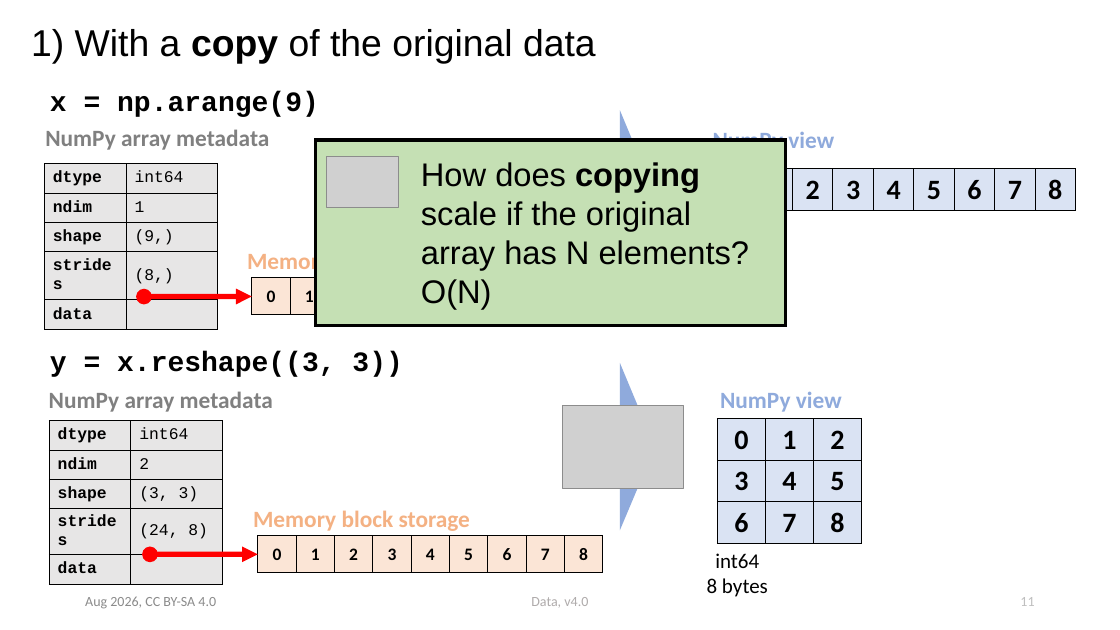
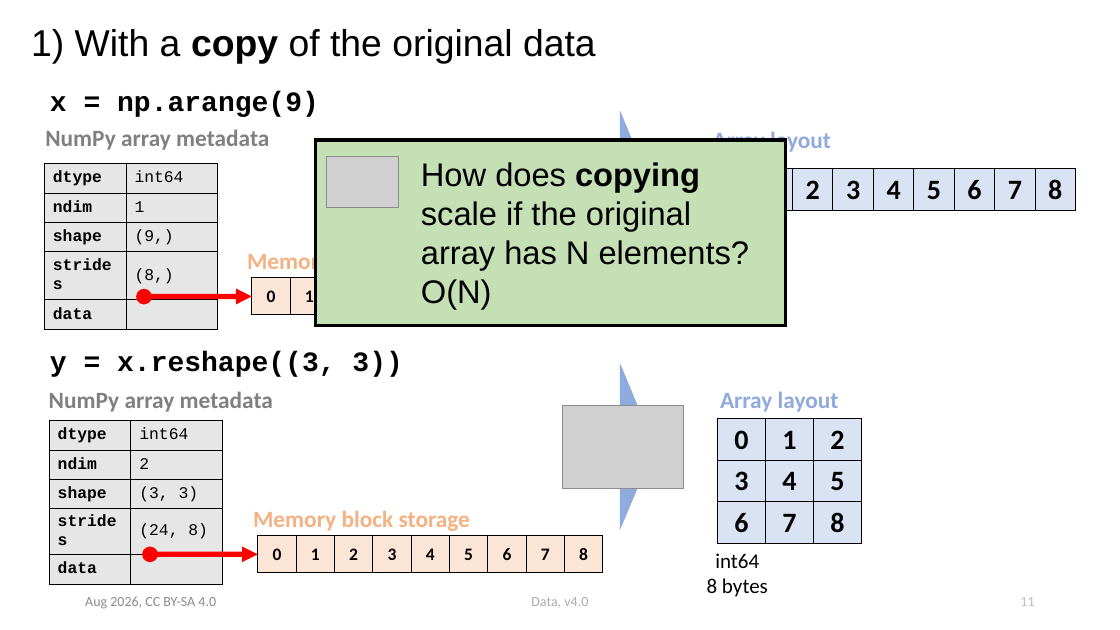
Before and after one commit to ASPP/data_class, a slide deck: slide 11 of numpy.pptx. Drawn at 1120x630 pixels with LibreOffice and Linux fonts; fonts in the diff are those of the drawing; grey boxes stand for pictures. Boxes give left, top, right and bottom in pixels: in the first picture for what was removed or moved away, otherwise in the second. Text is boxed around its words. In the diff, an @@ line names an element or a change of style, - is before the commit and + after.

Commit message:
NumPy slides iteration: physical exercise, remove "numpy view" as misleading

```diff
--- a/numpy.pptx
+++ b/numpy.pptx
@@ text at [713,129,831,155]: text changed @@
-NumPy view
+Array layout
@@ text at [720,391,839,412]: text changed @@
-NumPy view
+Array layout
```
Also in this commit, not shown: 9 other slides changed, 1 other file.
